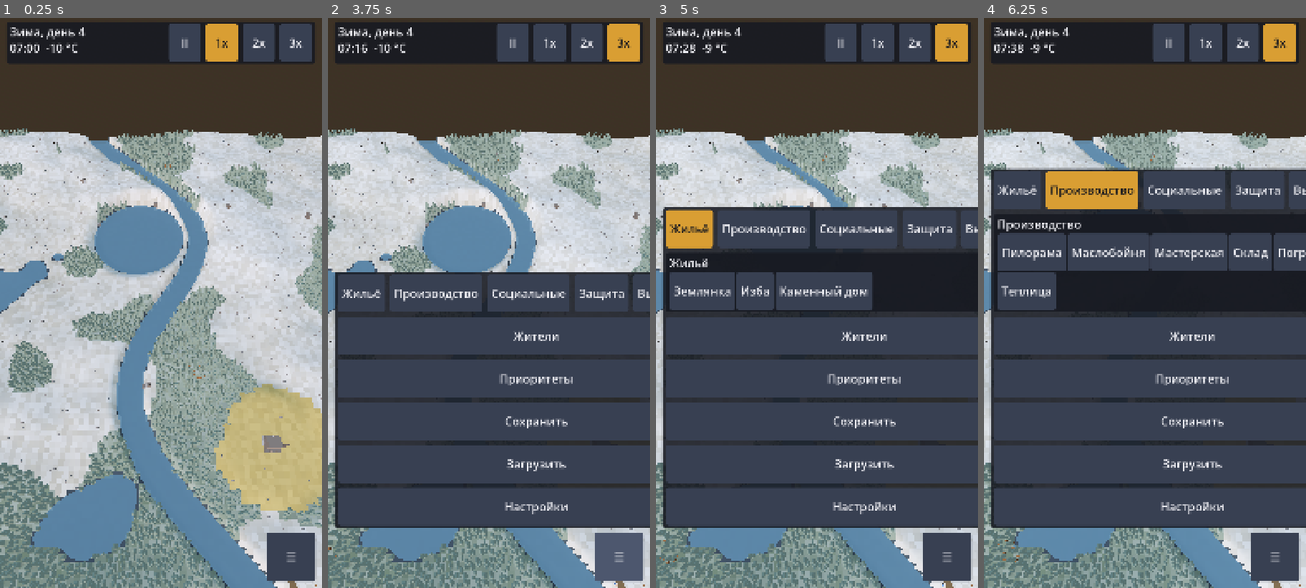
Above: before the commit, frames 1-4 (left to right).
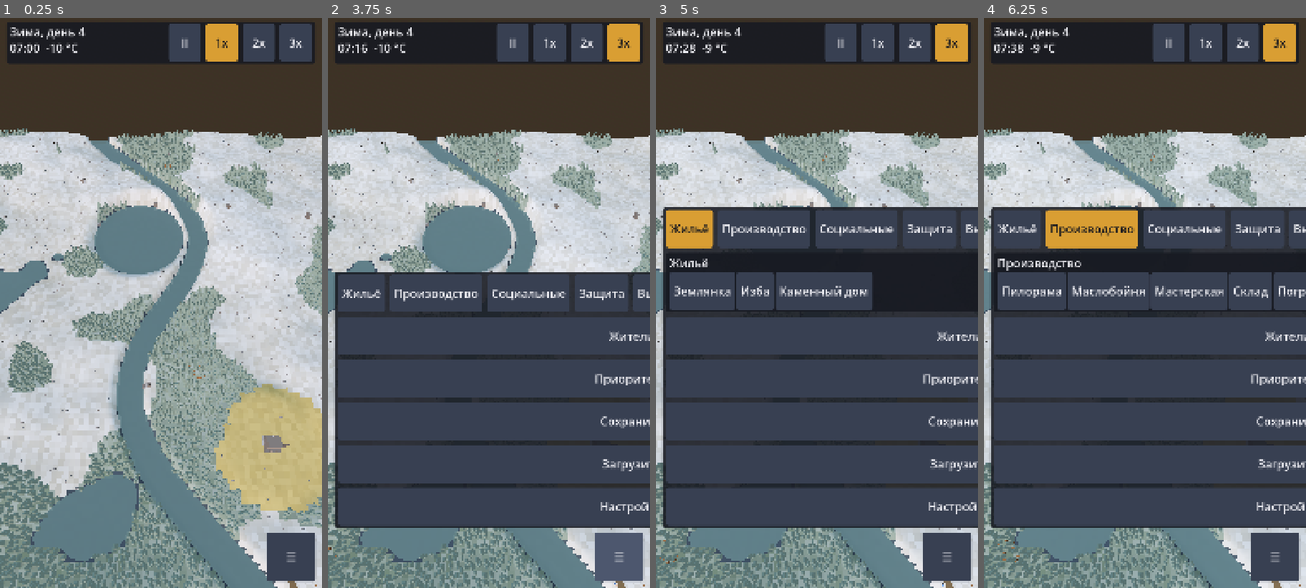
Above: after the commit, the same moments.

Repository: argunov250-del/LongDarks
Game: Godot game, scene res://scenes/main.tscn
The game is run twice, just before and just after one commit, with the same random seed, the same clock (stepped at 60 frames per second) and the same inputs.
Inputs:
- Up to frame 1 (0.25 s): no input
- Up to frame 2 (3.75 s): click "II" at 0.5 s; click "1x" at 1.25 s; click "2x" at 2 s; click "3x" at 2.75 s; click "☰" at 3.5 s
- Up to frame 3 (5 s): click "Жильё" at 4.25 s
- Up to frame 4 (6.25 s): click "Жильё" at 5 s; click "Производство" at 5.75 s

The runs differ from the first frame. In frame 1, 14% of the frame differs, in the area x 0-86%, y 21-100%; in frame 2, 8.3%; in frame 3, 4.9%; in frame 4, 25%, in the area x 0-100%, y 21-100%.

Commit message:
feat: plant/heal brushes, restoration view, water clarity, main wiring
Design: design/gdd/land-restoration.md

Co-Authored-By: Claude Opus 5.5 <noreply@anthropic.com>
Claude-Session: https://claude.ai/code/session_01E81XnZbR2B2CpTCj79fqbj

Diff:
--- a/src/building/view/build_controller.gd
+++ b/src/building/view/build_controller.gd
@@ -45,6 +45,9 @@
 var restore_menu := false
 var felling_mode := false
 var field_mode := false          # кисть полей (шаг 16): тот же режим кисти, цель — разметка поля
+var plant_mode := false          # шаг 17: кисть «Посадить лес»
+var heal_mode := false           # шаг 17: кисть «Лечить землю»
+var restoration: RestorationSystem
 var field_crop: StringName = &"grain"
 var food: FoodSystem
 var brush_radius := 6.0
@@ -75,6 +78,8 @@
 	hud.action_pressed.connect(on_action)
 	hud.fell_requested.connect(start_felling_mode)
 	hud.field_requested.connect(start_field_mode)
+	hud.plant_requested.connect(start_plant_mode)
+	hud.heal_requested.connect(start_heal_mode)
 	hud.villager_card_requested.connect(select_villager)
 	sim.bus.subscribe(ConstructionSystem.TOPIC_CHANGED, _on_changed)
 	_on_changed({})
@@ -221,6 +226,22 @@
 	_update_brush()
 
 
+func start_plant_mode() -> void:
+	if restoration == null:
+		return
+	start_felling_mode()
+	plant_mode = true
+	_update_brush()
+
+
+func start_heal_mode() -> void:
+	if restoration == null:
+		return
+	start_felling_mode()
+	heal_mode = true
+	_update_brush()
+
+
 func cycle_field_crop() -> void:
 	var i := FoodDefs.CROPS.find(field_crop)
 	field_crop = FoodDefs.CROPS[(i + 1) % FoodDefs.CROPS.size()]
@@ -232,6 +253,8 @@
 		return
 	felling_mode = false
 	field_mode = false
+	plant_mode = false
+	heal_mode = false
 	brush_cells = []
 	if _brush != null:
 		_brush.queue_free()
@@ -254,7 +277,13 @@
 	if not felling_mode:
 		return 0
 	_update_brush()
-	var n := food.designate(brush_cells, field_crop) if field_mode else con.start_felling(brush_cells)
+	var n := 0
+	if plant_mode:
+		n = restoration.designate_plant(brush_cells)
+	elif heal_mode:
+		n = restoration.designate_heal(brush_cells)
+	else:
+		n = food.designate(brush_cells, field_crop) if field_mode else con.start_felling(brush_cells)
 	cancel_felling_mode()
 	return n
 
@@ -265,7 +294,12 @@
 	var hit = pick_ground()
 	if hit != null:
 		brush_pos = hit
-	brush_cells = food.field_cells_in_brush(brush_pos, brush_radius, brush_circle) if field_mode else con.fell_cells_in_brush(brush_pos, brush_radius, brush_circle)
+	if plant_mode:
+		brush_cells = restoration.plant_cells_in_brush(brush_pos, brush_radius, brush_circle)
+	elif heal_mode:
+		brush_cells = restoration.heal_cells_in_brush(brush_pos, brush_radius, brush_circle)
+	else:
+		brush_cells = food.field_cells_in_brush(brush_pos, brush_radius, brush_circle) if field_mode else con.fell_cells_in_brush(brush_pos, brush_radius, brush_circle)
 	if _brush == null or _brush_drawn != brush_radius or _brush_circle_drawn != brush_circle:
 		if _brush != null:
 			_brush.queue_free()
@@ -287,6 +321,15 @@
 		_brush_drawn = brush_radius
 		_brush_circle_drawn = brush_circle
 	_brush.position = Vector3(brush_pos.x, con.ground_height(brush_pos) + 0.2, brush_pos.z)
+	if plant_mode or heal_mode:
+		hud.show_actions("%s: %s, радиус %d м\nКлеток: %d" % [
+				"Посадка леса" if plant_mode else "Лечение земли", "круг" if brush_circle else "квадрат", roundi(brush_radius), brush_cells.size()], [
+			[&"fell_shape", "Круг" if not brush_circle else "Квадрат", true],
+			[&"fell_minus", "−", brush_radius > BRUSH_MIN],
+			[&"fell_plus", "+", brush_radius < BRUSH_MAX],
+			[&"fell_confirm", "Посадить" if plant_mode else "Лечить", not brush_cells.is_empty()],
+			[&"fell_cancel", "Отмена", true]])
+		return
 	if field_mode:
 		hud.show_actions("Поле: %s, %s, радиус %d м\nСвободных клеток: %d (лес сначала вырубить)" % [
 				FoodDefs.CROP_NAMES[field_crop].to_lower(), "круг" if brush_circle else "квадрат", roundi(brush_radius), brush_cells.size()], [
@@ -365,6 +408,9 @@
 	var rid := con.ruin_at(p)
 	if rid >= 0:
 		select_ruin(rid)
+	elif restoration != null and restoration.state_text(map.cell_of(p.x, p.z)) != "":
+		clear_selection()
+		hud.show_actions(restoration.state_text(map.cell_of(p.x, p.z)), [[&"close", "Закрыть", true]])
 	elif food != null and not food.field_at(map.cell_of(p.x, p.z)).is_empty():
 		clear_selection()
 		hud.show_actions(food.field_text(map.cell_of(p.x, p.z)), [[&"close", "Закрыть", true]])
--- a/src/core/main.gd
+++ b/src/core/main.gd
@@ -11,6 +11,8 @@
 var climate_birds: ClimateBirds
 var food: FoodSystem
 var food_view: FoodView
+var restoration: RestorationSystem
+var restoration_view: RestorationView
 var season_visuals: SeasonVisuals
 var world_view: WorldView
 var economy: EconomySystem
@@ -56,6 +58,10 @@
 	food.attach(SimRunner.sim)
 	food.bind(economy, world_map, construction, seasons, weather, climate)
 	villagers.food = food
+	restoration = RestorationSystem.new()
+	SimRunner.sim.register_system(restoration)
+	restoration.attach(SimRunner.sim)
+	restoration.bind(economy, world_map, construction, food, climate, seasons)
 	world_view = WorldView.new()
 	world_view.name = "World"
 	add_child(world_view)
@@ -90,6 +96,10 @@
 	food_view.name = "FoodView"
 	add_child(food_view)
 	food_view.setup(food, world_map, SimRunner.sim)
+	restoration_view = RestorationView.new()
+	restoration_view.name = "RestorationView"
+	add_child(restoration_view)
+	restoration_view.setup(restoration, world_map, economy.deposits, world_view, SimRunner.sim)
 	var rig: CameraRig = $CameraRig
 	rig.setup(world_map, $CameraRig/Camera3D)
 	SimRunner.sim.register_system(rig.save_system)
@@ -101,4 +111,5 @@
 	build_controller.villagers = villagers
 	build_controller.villagers_view = villagers_view
 	build_controller.food = food
+	build_controller.restoration = restoration
 	print("LongDarks: main scene ready, world %dx%d, terrain verts %d" % [world_map.size, world_map.size, world_view.terrain_vertex_count])
--- /dev/null
+++ b/src/restoration/restoration_view.gd
@@ -0,0 +1,143 @@
+class_name RestorationView
+extends Node3D
+## Step 17 (design/gdd/land-restoration.md): saplings, restored trees on bare ground, marks, healing poison
+## (sickly colour fades to normal), cleansing vegetation, water colour. Low-poly MultiMesh, refreshed on change.
+
+const REFRESH := 2.0
+const LIFT := 0.06
+const MARK_COLOR := Color(0.35, 0.65, 0.30, 0.55)
+const SICK := Color(0.55, 0.48, 0.24)
+const HEALTHY := Color(0.30, 0.42, 0.20)
+const SAPLING_COLOR := Color(0.30, 0.58, 0.22)
+const TREE_COLOR := Color(0.20, 0.38, 0.20)
+const HERB_COLOR := Color(0.45, 0.70, 0.30)
+
+var rs: RestorationSystem
+var world: WorldMap
+var deposits: Deposits
+var world_view: WorldView
+var _overlay: MeshInstance3D
+var _plants: MultiMeshInstance3D
+var _dirty := true
+var _acc := REFRESH
+var _rev := -1
+var plant_count := 0        # drawn plants (tests/screenshots)
+
+
+func setup(rs_in: RestorationSystem, world_in: WorldMap, deposits_in: Deposits, wv: WorldView, sim: Simulation) -> void:
+	rs = rs_in
+	world = world_in
+	deposits = deposits_in
+	world_view = wv
+	_overlay = MeshInstance3D.new()
+	_overlay.name = "Overlay"
+	var m := StandardMaterial3D.new()
+	m.vertex_color_use_as_albedo = true
+	m.transparency = BaseMaterial3D.TRANSPARENCY_ALPHA
+	m.roughness = 1.0
+	_overlay.material_override = m
+	add_child(_overlay)
+	_plants = MultiMeshInstance3D.new()
+	_plants.name = "Plants"
+	var pm := StandardMaterial3D.new()
+	pm.vertex_color_use_as_albedo = true
+	_plants.material_override = pm
+	add_child(_plants)
+	sim.bus.subscribe(RestorationSystem.TOPIC_CHANGED, func(_p: Dictionary) -> void: _dirty = true)
+
+
+func _process(delta: float) -> void:
+	update(delta)
+
+
+func update(delta: float) -> void:
+	if rs == null:
+		return
+	_acc += delta
+	if _dirty or _acc >= REFRESH or deposits.revision != _rev:
+		_acc = 0.0
+		_dirty = false
+		_rev = deposits.revision
+		rebuild()
+	if world_view != null:
+		world_view.set_water_clarity(rs.water_clarity())
+
+
+## Colour of a poison cell by level (1 sickly .. 0 normal).
+static func poison_color(level: float) -> Color:
+	return HEALTHY.lerp(SICK, clampf(level, 0.0, 1.0))
+
+
+func rebuild() -> void:
+	var verts := PackedVector3Array()
+	var cols := PackedColorArray()
+	var norms := PackedVector3Array()
+	var idx := PackedInt32Array()
+	var quad := func(i: int, col: Color) -> void:
+		var c := world.cell_center(i % world.size, i / world.size)
+		var cs := world.cell_size
+		var base := verts.size()
+		for k in 4:
+			var x: float = c.x + ((k & 1) - 0.5) * cs
+			var z: float = c.z + ((k >> 1) - 0.5) * cs
+			verts.append(Vector3(x, world.height_at(x, z) + LIFT, z))
+			norms.append(Vector3.UP)
+			cols.append(col)
+		idx.append_array(PackedInt32Array([base, base + 1, base + 2, base + 1, base + 3, base + 2]))
+	for i in rs.plant_marks:
+		quad.call(i, MARK_COLOR)
+	for i in rs.treat_marks:
+		quad.call(i, Color(0.6, 0.55, 0.2, 0.6))
+	for i in rs.treated:
+		var c := Vector2i(i % world.size, i / world.size)
+		quad.call(i, poison_color(rs.poison_at(c)))
+	for i in rs.poison:
+		if not rs.treated.has(i) and rs.poison[i] <= RestorationDefs.POISON_EPS:
+			quad.call(i, poison_color(0.0))
+	if verts.is_empty():
+		_overlay.mesh = null
+	else:
+		var arr := []
+		arr.resize(Mesh.ARRAY_MAX)
+		arr[Mesh.ARRAY_VERTEX] = verts
+		arr[Mesh.ARRAY_NORMAL] = norms
+		arr[Mesh.ARRAY_COLOR] = cols
+		arr[Mesh.ARRAY_INDEX] = idx
+		var mesh := ArrayMesh.new()
+		mesh.add_surface_from_arrays(Mesh.PRIMITIVE_TRIANGLES, arr)
+		_overlay.mesh = mesh
+	_rebuild_plants()
+
+
+func _rebuild_plants() -> void:
+	var items: Array = []
+	var add := func(i: int, h: float, r: float, col: Color, n: int) -> void:
+		var cx: int = i % world.size
+		var cz: int = i / world.size
+		var c := world.cell_center(cx, cz)
+		for k in n:
+			var ox := (world.hash01(cx, cz, 900 + k) - 0.5) * world.cell_size * 0.7
+			var oz := (world.hash01(cx, cz, 950 + k) - 0.5) * world.cell_size * 0.7
+			var x: float = c.x + ox
+			var z: float = c.z + oz
+			items.append([Transform3D(Basis.from_scale(Vector3(r, h, r)), Vector3(x, world.height_at(x, z), z)), col])
+	for i in rs.saplings:
+		var g: float = rs.saplings[i]
+		add.call(i, 0.5 + 1.0 * g, 0.18 + 0.2 * g, SAPLING_COLOR, 1)
+	for i in rs.grown:
+		var c := Vector2i(i % world.size, i / world.size)
+		if world.cell_type(c.x, c.y) != WorldMap.Terrain.FOREST and deposits.remaining(c) > 0:
+			add.call(i, 3.2, 0.8, TREE_COLOR, 2)  # bare-ground trees (forest cells are drawn by WorldView)
+	for i in rs.treated:
+		var c := Vector2i(i % world.size, i / world.size)
+		add.call(i, 0.45, 0.22, HERB_COLOR, 4)
+	var mm := MultiMesh.new()
+	mm.transform_format = MultiMesh.TRANSFORM_3D
+	mm.use_colors = true
+	mm.mesh = FoodView._plant_mesh()
+	mm.instance_count = items.size()
+	for k in items.size():
+		mm.set_instance_transform(k, items[k][0])
+		mm.set_instance_color(k, items[k][1])
+	_plants.multimesh = mm
+	plant_count = items.size()
--- a/src/ui/hud.gd
+++ b/src/ui/hud.gd
@@ -8,6 +8,8 @@
 
 signal build_selected(type_id: StringName)   # выбрано здание во вкладке строительства
 signal field_requested                        # «Поле» (шаг 16): кисть полей с выбором культуры
+signal plant_requested                        # «Посадить лес» (шаг 17)
+signal heal_requested                         # «Лечить землю» (шаг 17)
 signal fell_requested                         # кнопка «Вырубка» во вкладках строительства
 signal action_pressed(id: StringName)         # кнопка панели действий (размещение/здание/руина)
 signal villager_card_requested(id: int)       # «Карточка» в списке жителей
@@ -26,6 +28,8 @@
 var speed_buttons: Array[Button] = []
 var tab_buttons: Array[Button] = []
 var field_button: Button
+var plant_button: Button
+var heal_button: Button
 var fell_button: Button      # режим вырубки леса (рядом с вкладками)
 var menu_button: Button      # ландшафт: кнопка меню в верхней панели
 var fab: Button              # портрет: плавающая кнопка
@@ -287,6 +291,14 @@
 	field_button.size_flags_horizontal = Control.SIZE_EXPAND_FILL
 	field_button.pressed.connect(func(): field_requested.emit())
 	_tabs_row.add_child(field_button)
+	plant_button = _mk_button("Посадить лес")
+	plant_button.size_flags_horizontal = Control.SIZE_EXPAND_FILL
+	plant_button.pressed.connect(func(): plant_requested.emit())
+	_tabs_row.add_child(plant_button)
+	heal_button = _mk_button("Лечить землю")
+	heal_button.size_flags_horizontal = Control.SIZE_EXPAND_FILL
+	heal_button.pressed.connect(func(): heal_requested.emit())
+	_tabs_row.add_child(heal_button)
 	_tab_panel = PanelContainer.new()
 	_tab_title = Label.new()
 	_tab_title.mouse_filter = Control.MOUSE_FILTER_IGNORE
@@ -395,7 +407,7 @@
 	var gap := roundi(6.0 * _dp)
 	for c in [_top_row, _tabs_row, _dock, _menu_box, _sheet_box]:
 		c.add_theme_constant_override("separation", gap)
-	for b in tab_buttons + [fell_button, field_button, menu_button, save_button, load_button, settings_button, villagers_button, priorities_button]:
+	for b in tab_buttons + [fell_button, field_button, plant_button, heal_button, menu_button, save_button, load_button, settings_button, villagers_button, priorities_button]:
 		b.custom_minimum_size = Vector2(0.0, touch)
 	for b in speed_buttons:
 		b.custom_minimum_size = Vector2(touch if land else touch * 0.85, touch)
--- a/src/world/world_view.gd
+++ b/src/world/world_view.gd
@@ -54,6 +54,7 @@
 
 var terrain_material: ShaderMaterial
 var _tree_mat: StandardMaterial3D
+var _water_mat: StandardMaterial3D
 var _tree_sm: ShaderMaterial        # деревья качаются на ветру (uniform sway, шаг 14)
 const TREE_SHADER := """
 shader_type spatial;
@@ -169,7 +170,15 @@
 	mat.transparency = BaseMaterial3D.TRANSPARENCY_ALPHA
 	mat.roughness = 0.25
 	mi.material_override = mat
+	_water_mat = mat
 	add_child(mi)
+
+
+## Чистота воды 0..1 (шаг 17): грязная — мутная жёлто-бурая, чистая — прозрачно-голубая.
+func set_water_clarity(c: float) -> void:
+	if _water_mat != null:
+		var k := clampf(c, 0.0, 1.0)
+		_water_mat.albedo_color = Color(0.36, 0.38, 0.30, 0.92).lerp(Color(0.22, 0.48, 0.62, 0.78), k)
 
 
 func _make_multimesh(node_name: String, mesh: Mesh, color: Color, xforms: Array[Transform3D]) -> StandardMaterial3D:
--- a/tests/restoration/test_restoration.gd
+++ b/tests/restoration/test_restoration.gd
@@ -268,3 +268,21 @@
 	view.rebuild_crops()
 	assert_true(view.crop_count() > 0, "ripe field shows plants")
 	view.free()
+
+
+func test_restoration_view_draws_saplings_and_poison_fade() -> void:
+	var r := RestEnv.new()
+	var cs := r.free_cells(2)
+	r.rs.designate_plant([cs[0]])
+	r.rs.finish(&"plant", r.idx(cs[0]))
+	var v := RestorationView.new()
+	v.setup(r.rs, r.world, r.e.eco.deposits, null, r.e.sim)
+	v.rebuild()
+	assert_eq(v.plant_count, 1, "sapling drawn")
+	var pc := r.poison_cell()
+	r.rs.designate_heal([pc])
+	r.rs.finish(&"heal_land", r.idx(pc))
+	v.rebuild()
+	assert_true(v.plant_count > 1, "cleansing vegetation drawn")
+	assert_true(RestorationView.poison_color(1.0) != RestorationView.poison_color(0.0), "colour fades with poison")
+	v.free()
Not shown, added: src/restoration/restoration_view.gd.uid
